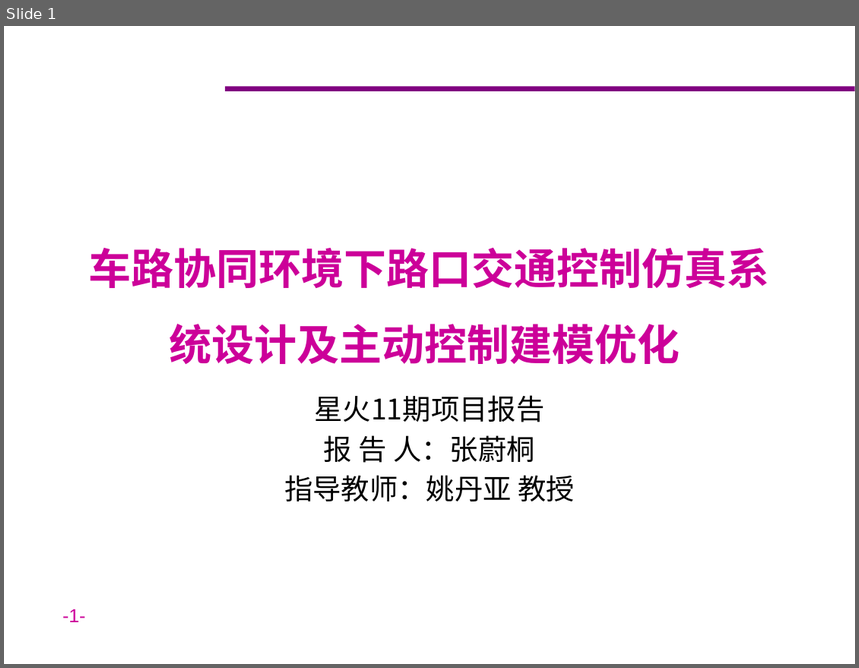
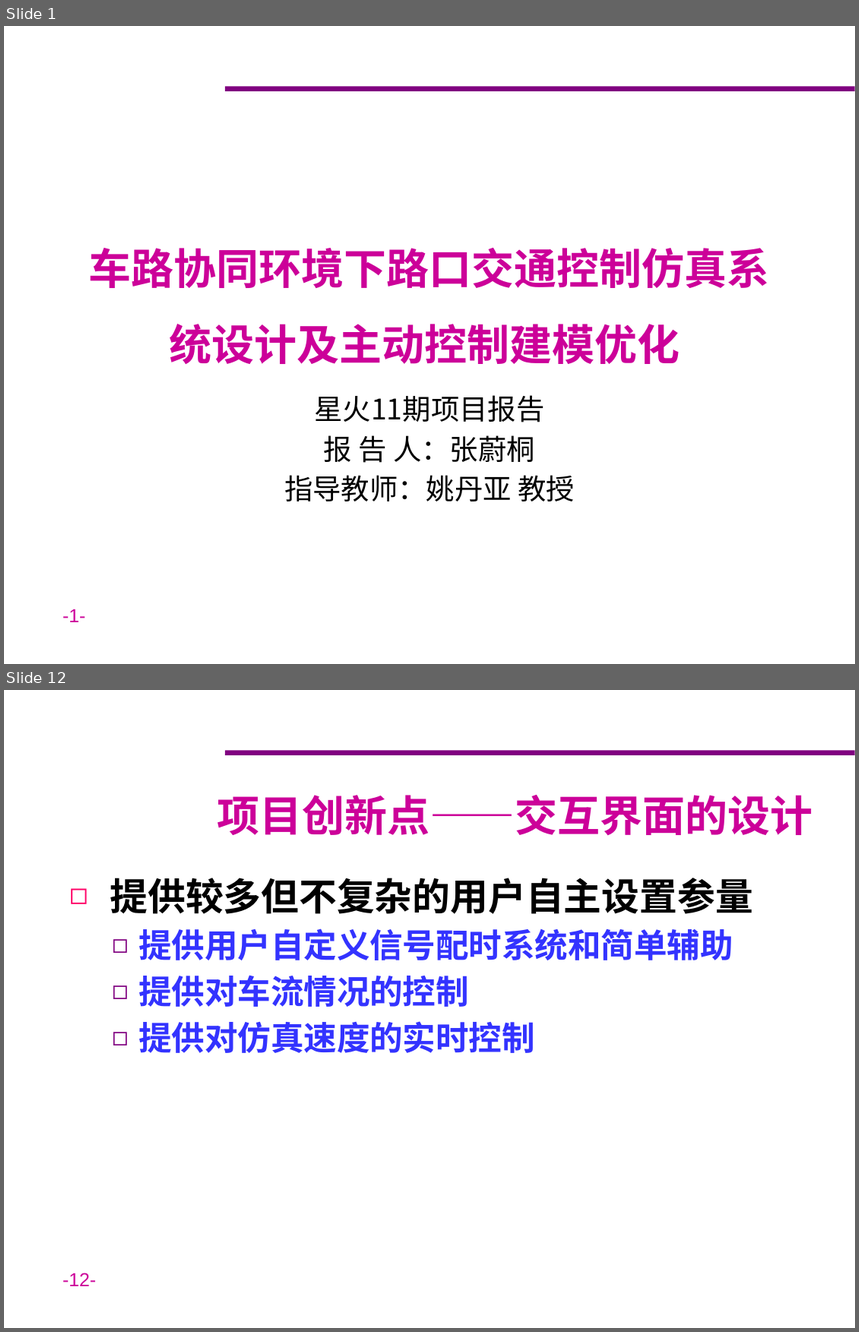
Before and after one commit to ZeroWeight/Traffic, a slide deck: pre/星火/finalreport.pptx. Shown one above the other, each under a label of ours: slide 1 before the commit, slides 1 and 12 after it; the slides between them are not shown. The pictures are 859x668 and 859x1332 pixels, drawn with LibreOffice and Linux fonts; fonts in the diff are those of the drawing; background and template pictures are left out. Boxes give left, top, right and bottom in pixels: in the first picture for what was removed or moved away, otherwise in the second. Text is boxed around its words. In the diff, an @@ line names an element or a change of style, - is before the commit and + after.

```diff
--- a/pre/星火/finalreport.pptx
+++ b/pre/星火/finalreport.pptx
@@ slide 12 added at [4, 690, 855, 1328], background #FFFFFF; not listed: 2 template elements that a slide beside it also shows @@
@@ title added at [217, 795, 813, 836], 36 pt, text #CC0099, bold @@
+项目创新点——交互界面的设计
@@ text added at [110, 878, 753, 1053], 28 pt, text #3333FF, bold @@
+◻ 提供较多但不复杂的用户自主设置参量
+  ◻ 提供用户自定义信号配时系统和简单辅助
+  ◻ 提供对车流情况的控制
+  ◻ 提供对仿真速度的实时控制
```
Also in this commit, not shown: 19 other slides added, 1 other file.
